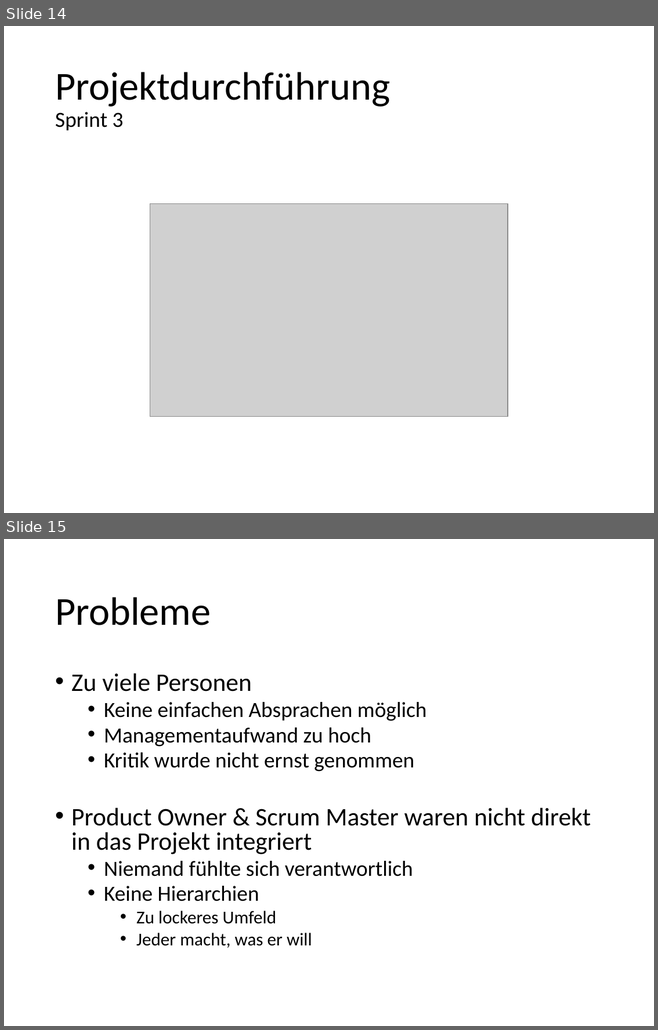
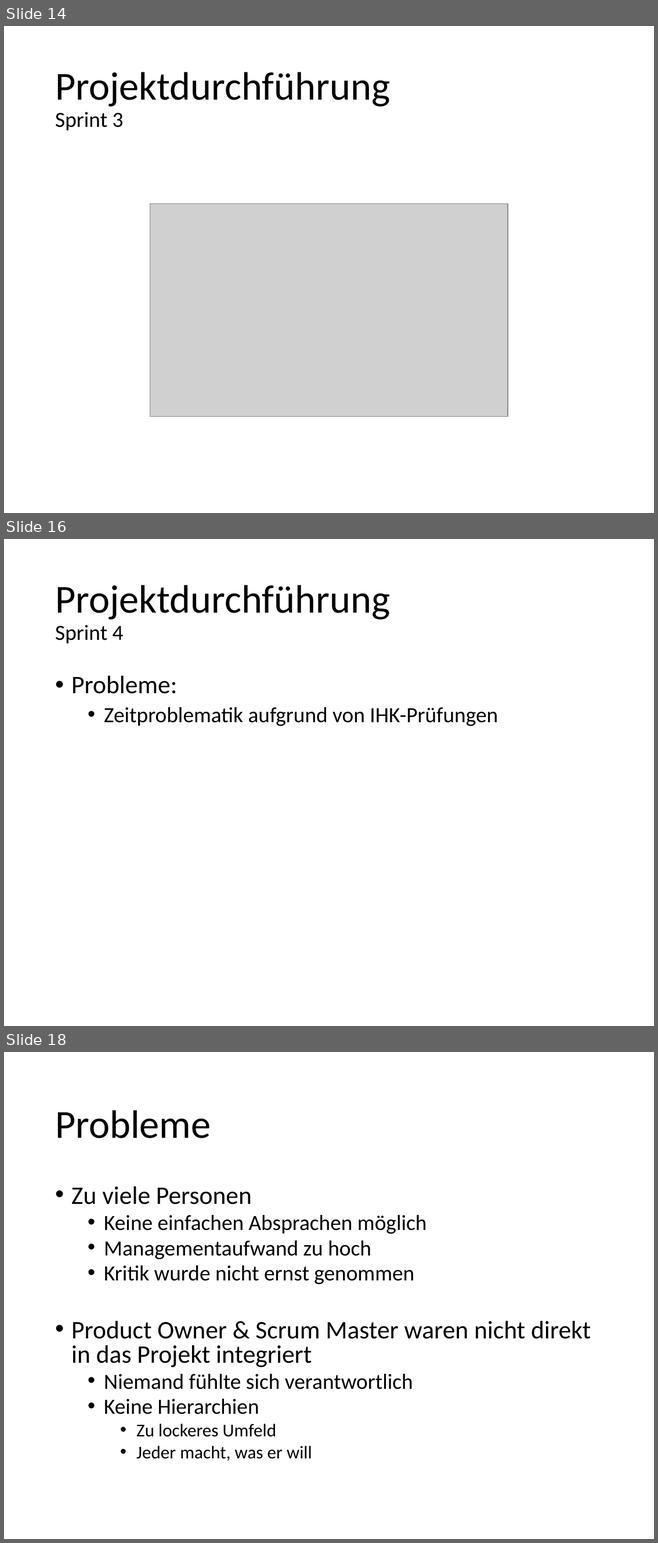
Before and after one commit to kickvinwl/kickvinwl, a slide deck: dokumente/Abschlusspräsentation.pptx. Shown one above the other, each under a label of ours: slides 14 and 15 before the commit, slides 14, 16 and 18 after it; the slides between them are not shown. The pictures are 658x1030 and 658x1543 pixels, drawn with LibreOffice and Linux fonts; fonts in the diff are those of the drawing; grey boxes stand for pictures. Boxes give left, top, right and bottom in pixels: in the first picture for what was removed or moved away, otherwise in the second. Text is boxed around its words. In the diff, an @@ line names an element or a change of style, - is before the commit and + after.

Commit message:
Sprint 4

```diff
--- a/dokumente/Abschlusspräsentation.pptx
+++ b/dokumente/Abschlusspräsentation.pptx
@@ slide 16 added at bbox=[4, 539, 654, 1026], background #FFFFFF @@
@@ title added at bbox=[55, 585, 390, 643], 44 pt, text #000000 @@
+Projektdurchführung
+Sprint 4
@@ text added at bbox=[71, 675, 498, 726], 24 pt, text #000000 @@
+• Probleme:
+  • Zeitproblematik aufgrund von IHK-Prüfungen
@@ what was slide 15 is now slide 18 @@
```
Also in this commit, not shown: 1 slide changed, 6 other slides added, 1 other file.
